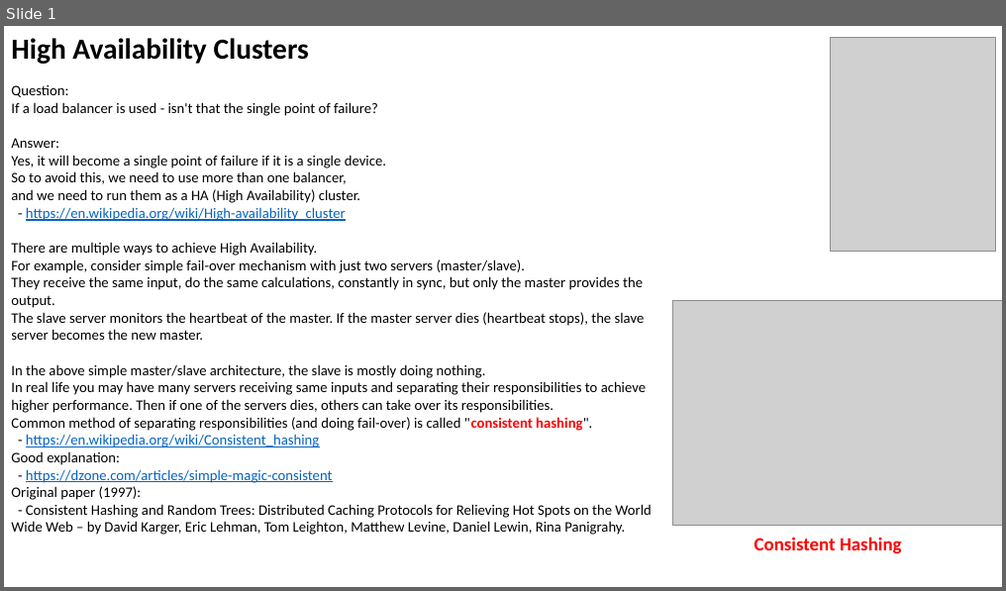
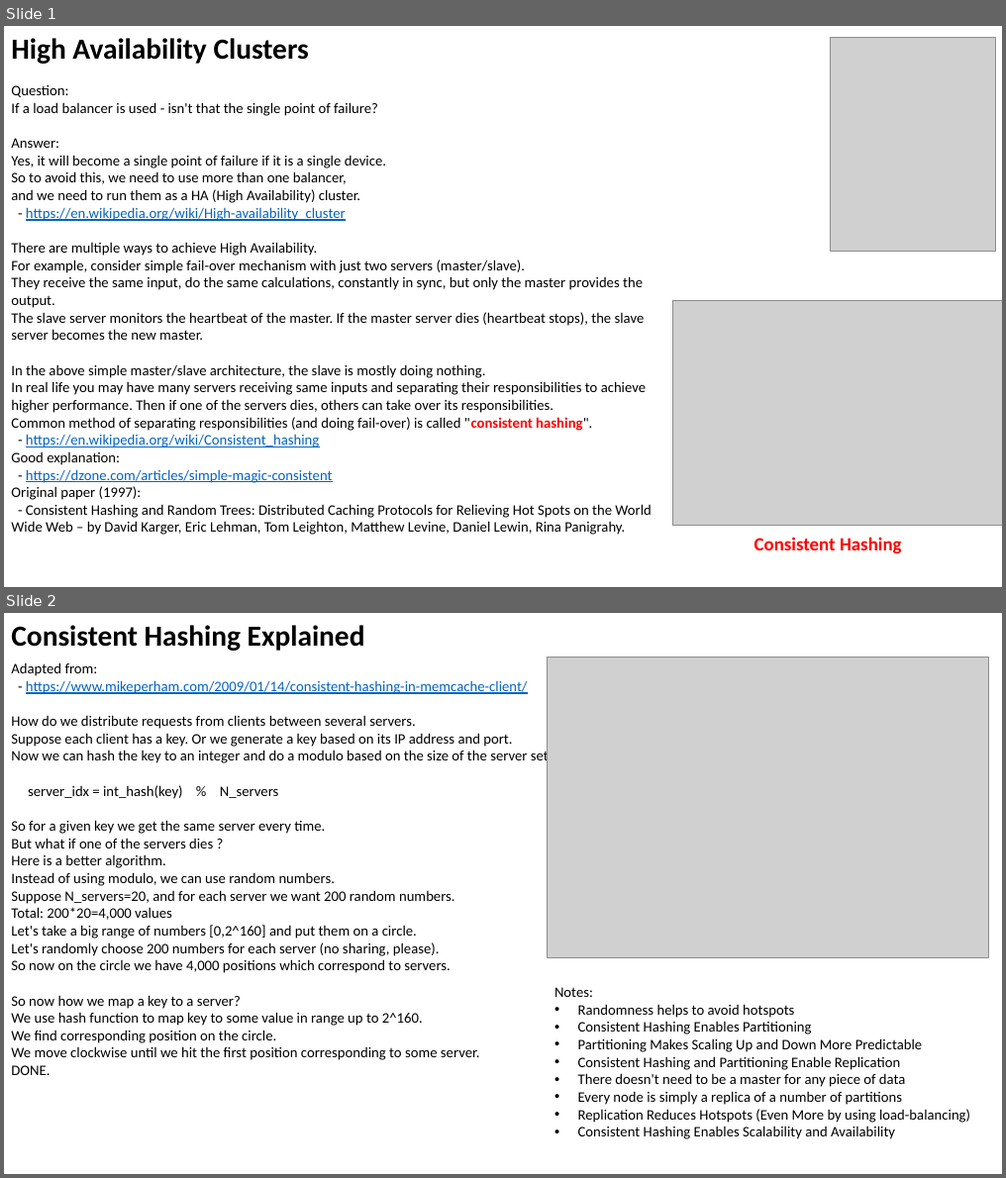
Before and after one commit to lselector/misc, a slide deck: High_Availability.pptx. Shown one above the other, each under a label of ours: slide 1 before the commit, slides 1 and 2 after it. The pictures are 1006x591 and 1006x1178 pixels, drawn with LibreOffice and Linux fonts; fonts in the diff are those of the drawing; grey boxes stand for pictures. Boxes give left, top, right and bottom in pixels: in the first picture for what was removed or moved away, otherwise in the second. Text is boxed around its words. In the diff, an @@ line names an element or a change of style, - is before the commit and + after.

Commit message:
update High_Availability

```diff
--- a/High_Availability.pptx
+++ b/High_Availability.pptx
@@ slide 2 added at box(4, 613, 1002, 1174), background #FFFFFF @@
@@ text added at box(11, 625, 365, 651), 28 pt, text #000000, bold @@
+Consistent Hashing Explained
@@ text added at box(11, 663, 552, 1075), 14 pt, text #000000 @@
+Adapted from:
+- https://www.mikeperham.com/2009/01/14/consistent-hashing-in-memcache-client/
+How do we distribute requests from clients between several servers.
+Suppose each client has a key. Or we generate a key based on its IP address and port.
+Now we can hash the key to an integer and do a modulo based on the size of the server set.
+server_idx = int_hash(key) % N_servers
+So for a given key we get the same server every time.
+But what if one of the servers dies ?
+Here is a better algorithm.
+Instead of using modulo, we can use random numbers.
+Suppose N_servers=20, and for each server we want 200 random numbers.
+Total: 200*20=4,000 values
+Let's take a big range of numbers [0,2^160] and put them on a circle.
+Let's randomly choose 200 numbers for each server (no sharing, please).
+So now on the circle we have 4,000 positions which correspond to servers.
+So now how we map a key to a server?
+We use hash function to map key to some value in range up to 2^160.
+We find corresponding position on the circle.
+We move clockwise until we hit the first position corresponding to some server.
+DONE.
@@ picture added at box(548, 657, 989, 959) @@
@@ text added at box(554, 987, 970, 1140), 14 pt, text #000000 @@
+Notes:
+• Randomness helps to avoid hotspots
+• Consistent Hashing Enables Partitioning
+• Partitioning Makes Scaling Up and Down More Predictable
+• Consistent Hashing and Partitioning Enable Replication
+• There doesn't need to be a master for any piece of data
+• Every node is simply a replica of a number of partitions
+• Replication Reduces Hotspots (Even More by using load-balancing)
+• Consistent Hashing Enables Scalability and Availability
```
Also in this commit, not shown: 1 other file.
